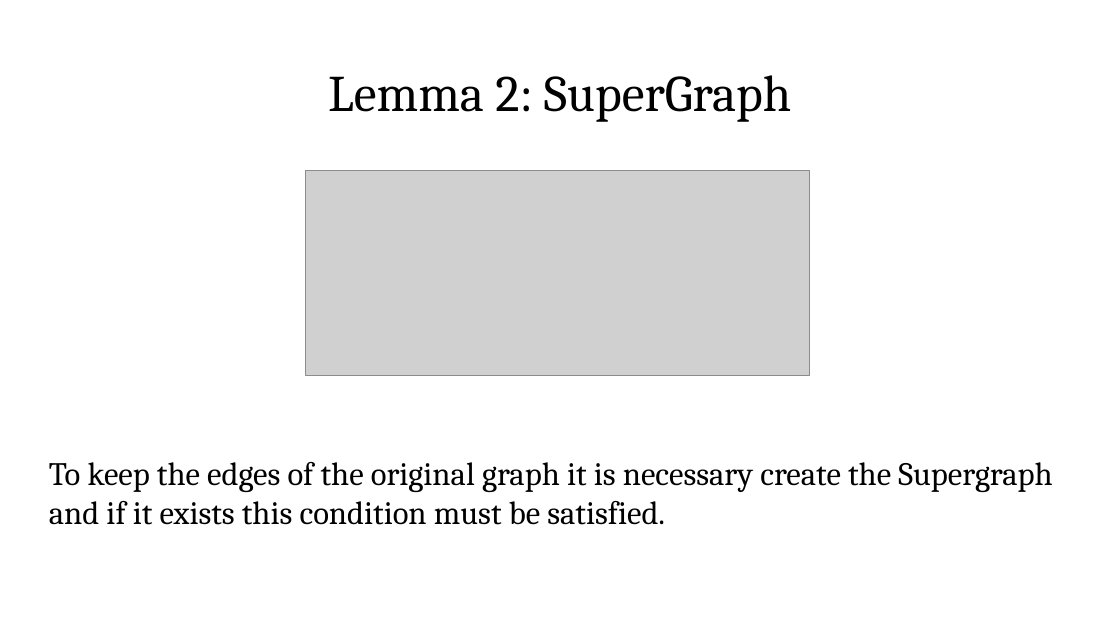
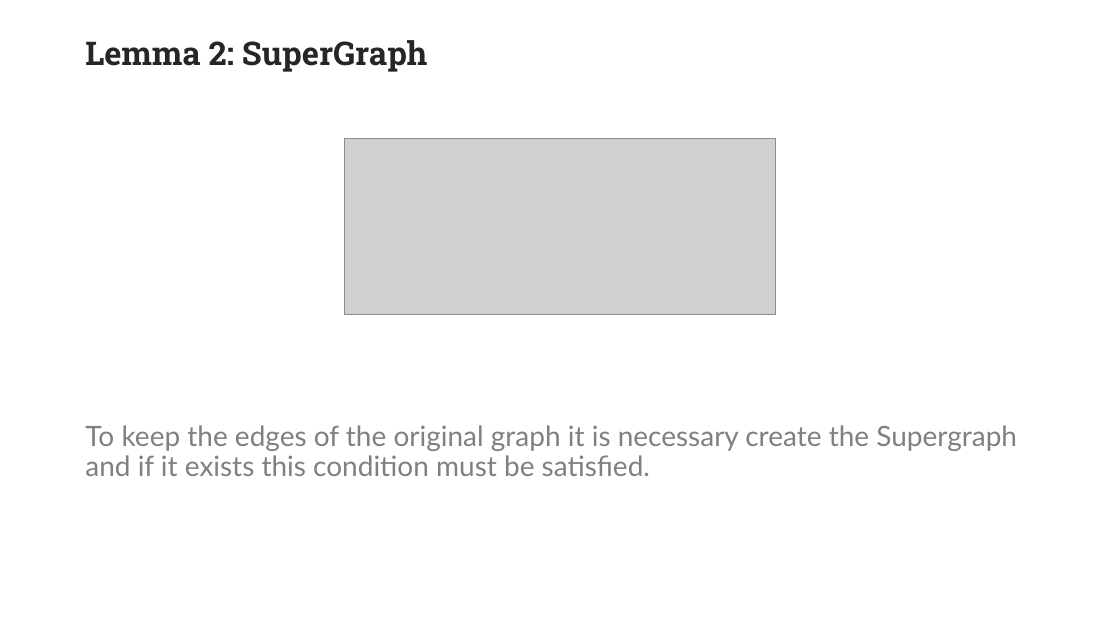
Before and after one commit to ManuManu97/k-degree, a slide deck: slide 11 of Presentazione.pptx (slide 10 before the commit). Drawn at 1120x630 pixels with LibreOffice and Linux fonts; fonts in the diff are those of the drawing; grey boxes stand for pictures; background and template pictures are left out. Boxes give left, top, right and bottom in pixels: in the first picture for what was removed or moved away, otherwise in the second. Text is boxed around its words. In the diff, an @@ line names an element or a change of style, - is before the commit and + after.

```diff
--- a/Presentazione.pptx
+++ b/Presentazione.pptx
@@ title "Lemma 2: SuperGraph" at [85, 40, 427, 72]: size 44 to 28 pt, font Cambria to Roboto Slab, text colour #000000 to #262626, bold on; alignment centre to left; vertical alignment middle to top @@
@@ picture: place and size @@
-picture at [306, 171, 809, 376]
+picture at [344, 139, 776, 314]
@@ text "To keep the edges of ...": place and size @@
-text "To keep the edges of ..." at [49, 462, 1052, 525]
+text "To keep the edges of ..." at [85, 425, 1017, 476]
@@ text "To keep the edges of ..." at [85, 425, 1017, 476]: size 28 to 24 pt, font Cambria to Lato, text colour #000000 to #808080; line spacing 1 to 0.9; more space between paragraphs; vertical alignment top to middle @@
```
Also in this commit, not shown: 15 other slides changed, 3 slides added, 2 slides removed.
